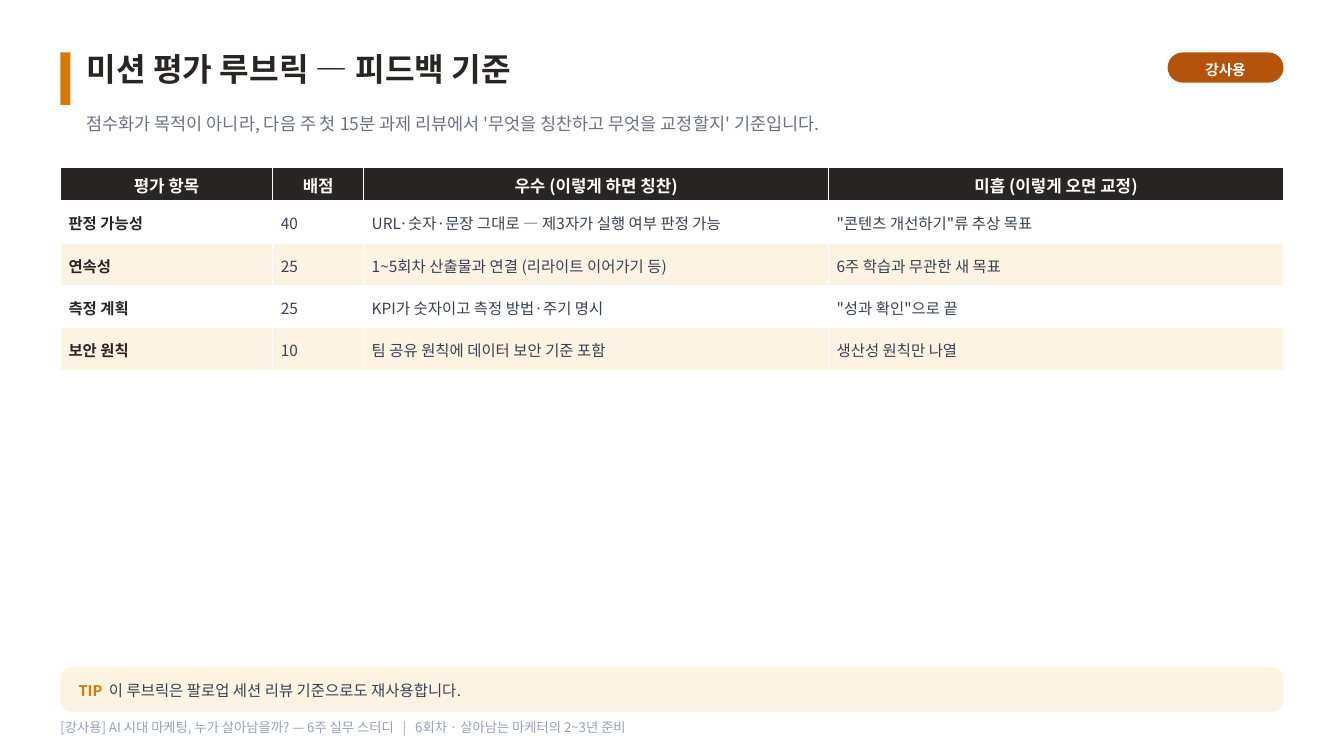
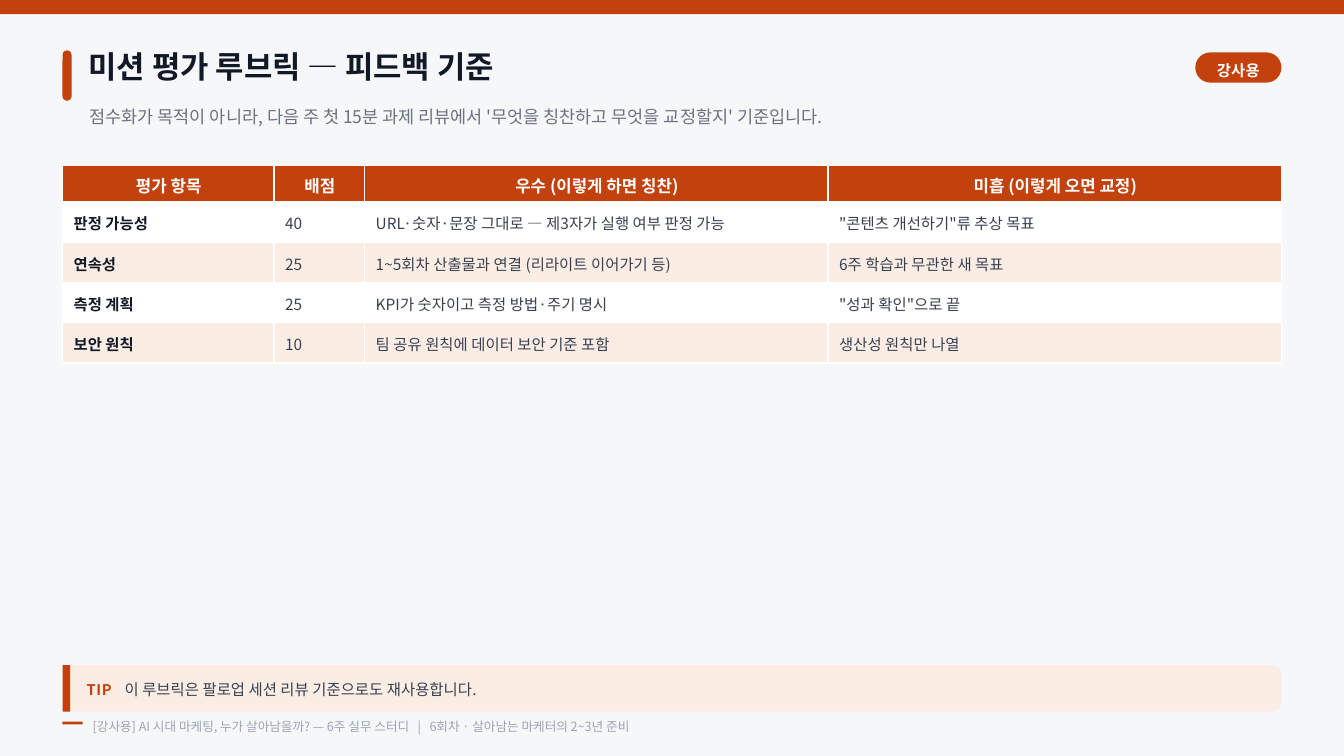
Before and after one commit to recon9973-lang/Design-resources-repository, a slide deck: slide 8 of ai-marketing-6week/강사용/6회차_강사용_미션_시연가이드.pptx (slide 7 before the commit). Drawn at 1344x756 pixels with LibreOffice and Linux fonts; fonts in the diff are those of the drawing. Boxes give left, top, right and bottom in pixels: in the first picture for what was removed or moved away, otherwise in the second. Text is boxed around its words. In the diff, an @@ line names an element or a change of style, - is before the commit and + after.

```diff
--- a/ai-marketing-6week/강사용/6회차_강사용_미션_시연가이드.pptx
+++ b/ai-marketing-6week/강사용/6회차_강사용_미션_시연가이드.pptx
@@ rectangle added at (0, 0, 1344, 756), fill #F6F7F9 @@
@@ rectangle added at (0, 0, 1344, 14), fill #C2410C @@
@@ rectangle removed at (60, 52, 71, 105) @@
@@ rounded rectangle added at (63, 50, 72, 101), fill #C2410C @@
@@ text "미션 평가 루브릭 — 피드백 ..." at (89, 52, 494, 81): size 23 to 22 pt, text colour #292524 to #111927; line spacing 1.12 to 1.14 @@
@@ text "강사용": place and size @@
-text "강사용" at (1205, 62, 1245, 77)
+text "강사용" at (1217, 63, 1260, 78)
@@ text "강사용" at (1217, 63, 1260, 78): size 10.5 to 11 pt, letter spacing 0 to 0.2 pt; line spacing 1.12 to 1.14 @@
@@ rounded rectangle: place and size @@
-rounded rectangle at (1168, 52, 1284, 83)
+rounded rectangle at (1196, 52, 1281, 83)
@@ rounded rectangle at (1196, 52, 1281, 83): fill #B45309 to #C2410C @@
@@ text "점수화가 목적이 아니라, 다음 주 ...": place and size @@
-text "점수화가 목적이 아니라, 다음 주 ..." at (87, 115, 819, 133)
+text "점수화가 목적이 아니라, 다음 주 ..." at (90, 108, 822, 126)
@@ text "점수화가 목적이 아니라, 다음 주 ..." at (90, 108, 822, 126): line spacing 1.12 to 1.15 @@
@@ table at (63, 165, 1282, 363) @@
@@ fill #292524 to #C2410C in row 1 @@
@@ fill #FDF3E3 to #FBEDE4 in 8 cells @@
@@ text colour #292524 to #111927 in "판정 가능성", "연속성", "측정 계획", "보안 원칙" @@
@@ line spacing 1.08 to 1.1 @@
@@ borders changed @@
@@ rounded rectangle at (63, 665, 1281, 712): fill #FDF3E3 to #FBEDE4; proportions changed @@
@@ rectangle added at (63, 665, 70, 712), fill #C2410C @@
@@ text "TIP 이 루브릭은 팔로업 세션 ...": place and size @@
-text "TIP 이 루브릭은 팔로업 세션 ..." at (79, 683, 461, 698)
+text "TIP 이 루브릭은 팔로업 세션 ..." at (87, 682, 477, 697)
@@ text "TIP 이 루브릭은 팔로업 세션 ..." at (87, 682, 477, 697): text colour #D97706 to #C2410C, letter spacing 0 to 0.5 pt in "TIP"; line spacing 1.12 to 1.14 @@
@@ text "[강사용] AI 시대 마케팅, 누가 ...": place and size @@
-text "[강사용] AI 시대 마케팅, 누가 ..." at (60, 721, 625, 734)
+text "[강사용] AI 시대 마케팅, 누가 ..." at (93, 720, 629, 733)
@@ text "[강사용] AI 시대 마케팅, 누가 ..." at (93, 720, 629, 733): size 9.5 to 9 pt, text colour #94A3B8 to #9AA4B2; line spacing 1.12 to 1.14; vertical alignment top to middle @@
@@ rectangle added at (63, 722, 83, 725), fill #C2410C @@
```
Also in this commit, not shown: 8 other slides changed, 1 slide added, 14 other files.
